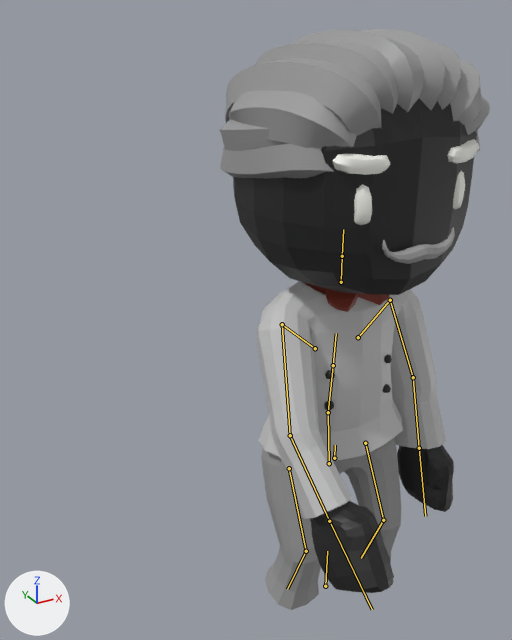
What one commit did to the glTF model assets/models/Chef_Male.gltf.
Both versions are drawn from a 50 mm lens placed at (-1.95, -2.67, 3.18), pointed at (-0.47, 0.01, 1.84). Arrows for +X, +Y and +Z are at lower left; the lights stay in place. The first picture is the older version. Both versions are drawn at frame 0 of the action 'SitDown'; the numbers are the values there. The bones that change, and the others that lie on the model, are drawn over the model as lines.

Objects in the first picture: 'Body'.
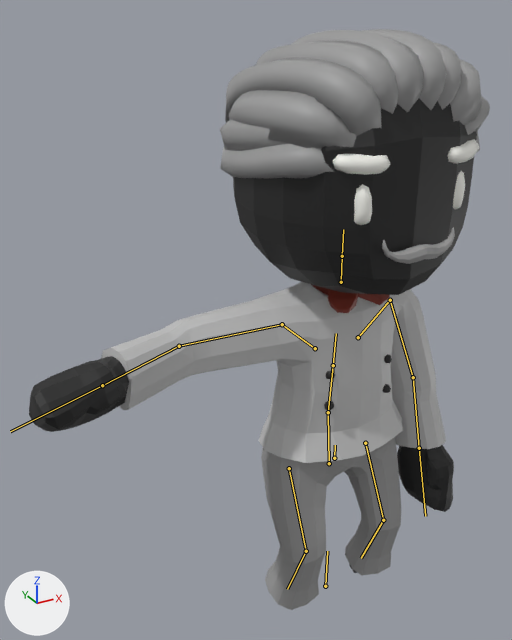
Changed parts and their boxes [x1, y1, x2, y2] in the pictures (512 x 640 px):
'Body', posed (70% wider): before [220, 29, 490, 610]; after [29, 29, 490, 610]
bone 'UpperArm.R', root to tip: before (282, 324) to (290, 435); after (282, 324) to (179, 346)

The edits, one by one:
Bone 'UpperArm.R' (bone_upperarm_r) turns from (-58, 5, 60) to (0, 0, 0) degrees about its own x, y and z.
